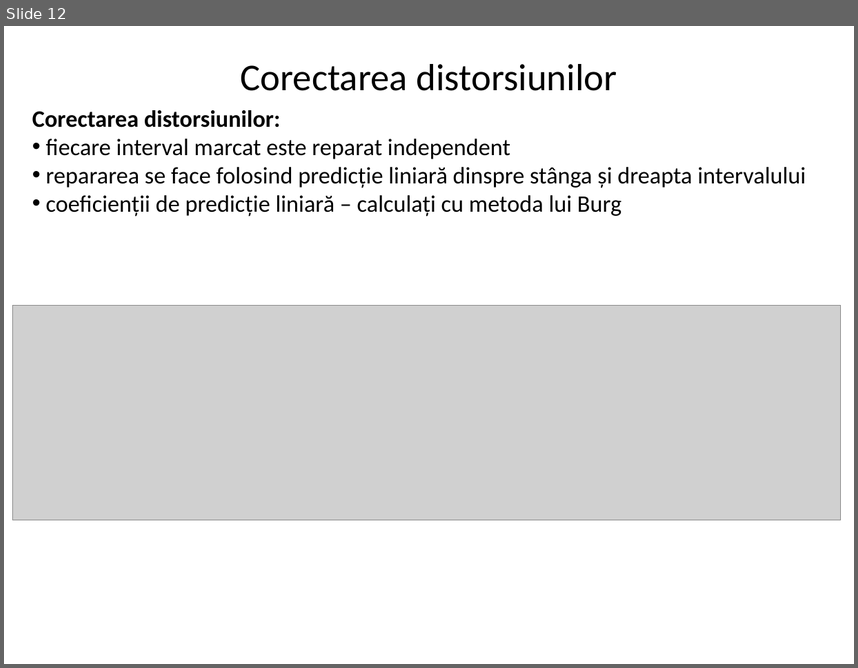
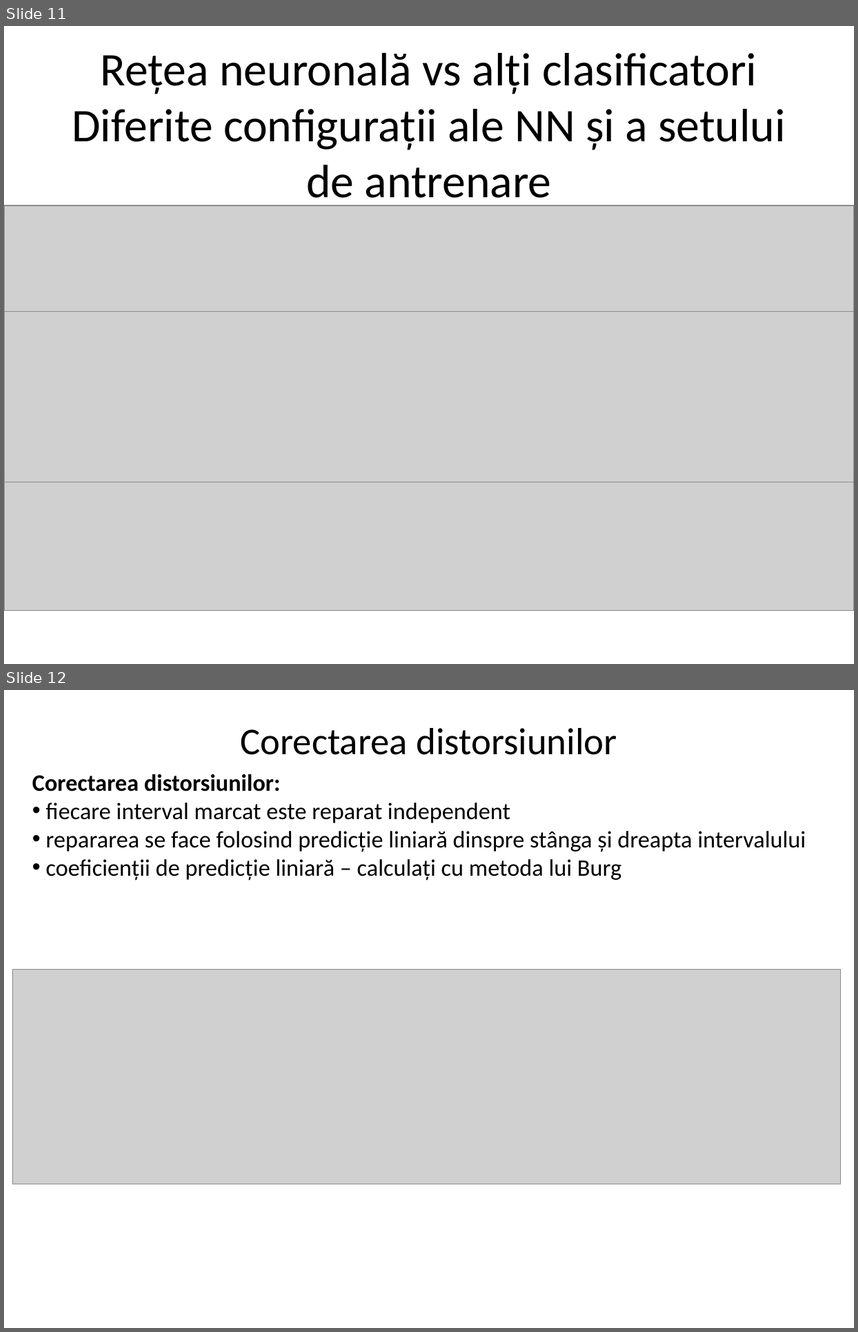
Before and after one commit to DrimbaAlexandru/Discuri, a slide deck: docs/Prezentare.pptx. Shown one above the other, each under a label of ours: slide 12 before the commit, slides 11 and 12 after it. The pictures are 858x668 and 858x1332 pixels, drawn with LibreOffice and Linux fonts; fonts in the diff are those of the drawing; grey boxes stand for pictures. Boxes give left, top, right and bottom in pixels: in the first picture for what was removed or moved away, otherwise in the second. Text is boxed around its words. In the diff, an @@ line names an element or a change of style, - is before the commit and + after.

```diff
--- a/docs/Prezentare.pptx
+++ b/docs/Prezentare.pptx
@@ slide 11 added at (4, 26, 854, 664), background #FFFFFF @@
@@ title added at (72, 53, 786, 209), 39.6 pt, text #000000 @@
+Rețea neuronală vs alți clasificatori
+Diferite configurații ale NN și a setului de antrenare
@@ picture added at (4, 205, 854, 610) @@
@@ picture added at (4, 312, 854, 481) @@
```
Also in this commit, not shown: 1 slide removed, 14 other files.
